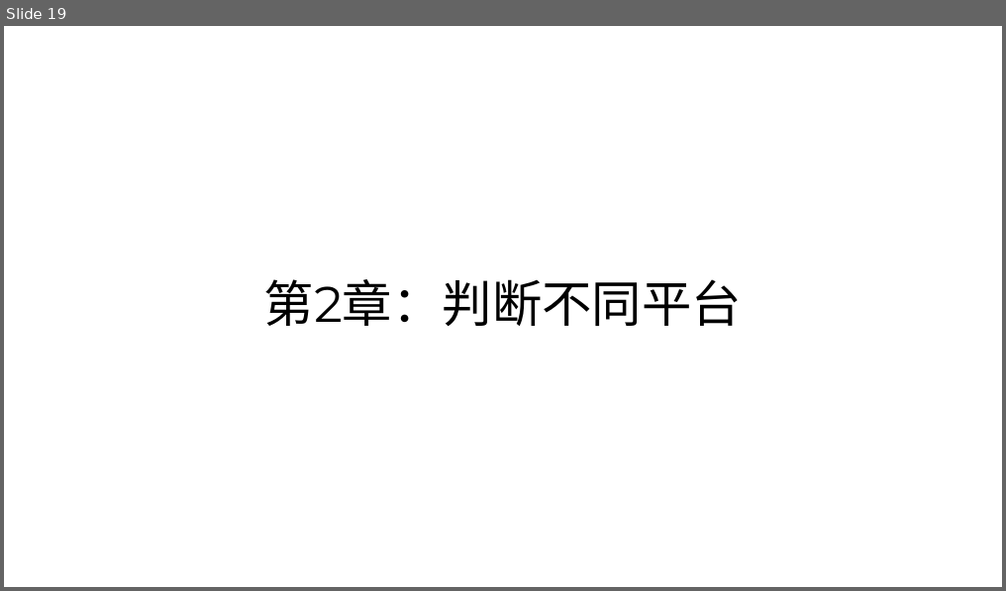
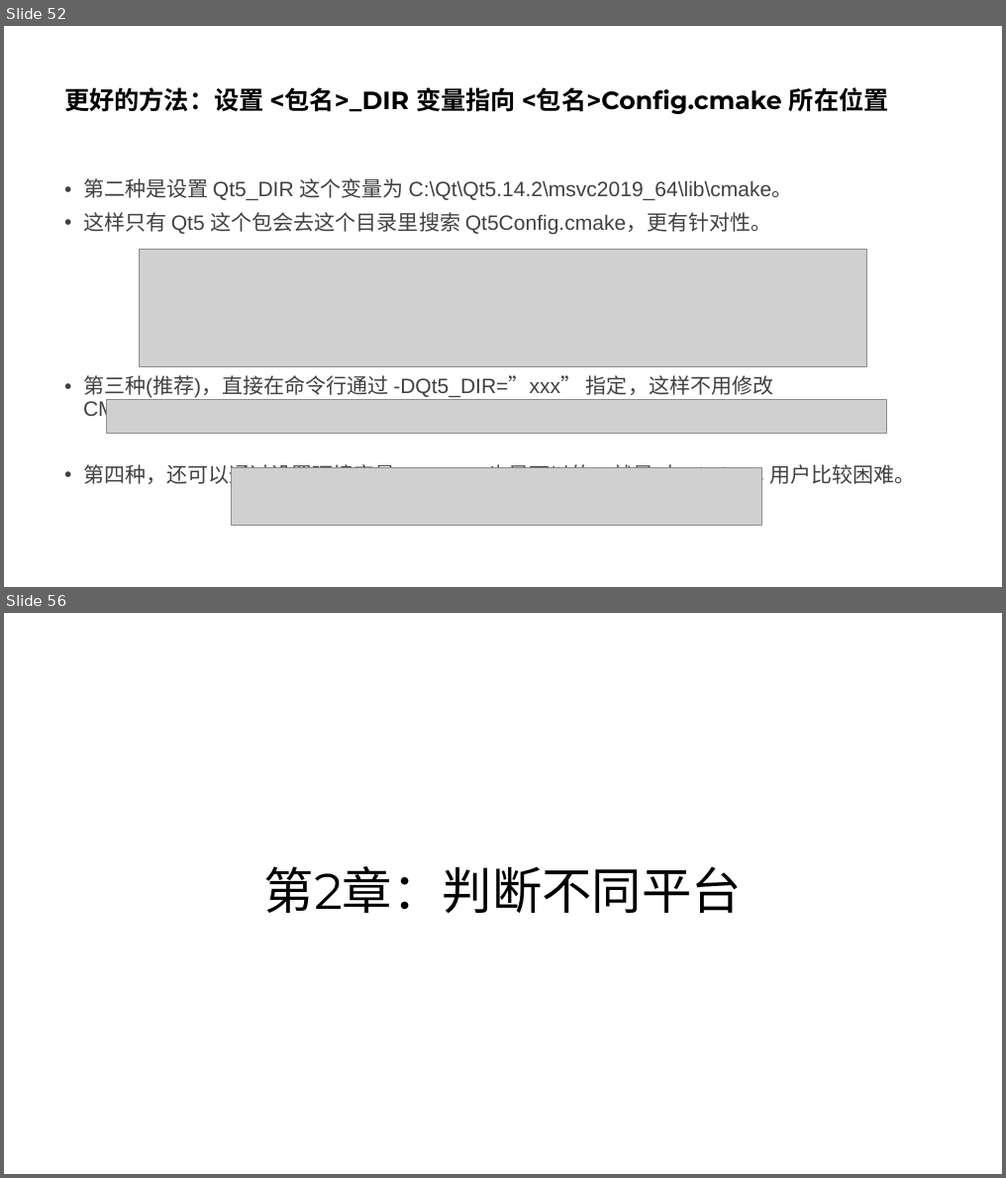
Before and after one commit to parallel101/course, a slide deck: 11/slides.pptx. Shown one above the other, each under a label of ours: slide 19 before the commit, slides 52 and 56 after it; the slides between them are not shown. The pictures are 1006x591 and 1006x1178 pixels, drawn with LibreOffice and Linux fonts; fonts in the diff are those of the drawing; grey boxes stand for pictures. Boxes give left, top, right and bottom in pixels: in the first picture for what was removed or moved away, otherwise in the second. Text is boxed around its words. In the diff, an @@ line names an element or a change of style, - is before the commit and + after.

```diff
--- a/11/slides.pptx
+++ b/11/slides.pptx
@@ slide 52 added at (4,26,1002,587), background #FFFFFF @@
@@ title added at (64,87,889,114), 24 pt, text #000000, bold @@
+更好的方法：设置 <包名>_DIR 变量指向 <包名>Config.cmake 所在位置
@@ text added at (83,178,915,487), 20 pt, text #404040 @@
+• 第二种是设置 Qt5_DIR 这个变量为 C:\Qt\Qt5.14.2\msvc2019_64\lib\cmake。
+• 这样只有 Qt5 这个包会去这个目录里搜索 Qt5Config.cmake，更有针对性。
+• 第三种(推荐)，直接在命令行通过 -DQt5_DIR=”xxx” 指定，这样不用修改 CMakeLists.txt。
+• 第四种，还可以通过设置环境变量 Qt5_DIR 也是可以的，就是对 Windows 用户比较困难。
@@ picture added at (140,250,867,368) @@
@@ picture added at (107,399,887,433) @@
@@ picture added at (231,469,761,525) @@
@@ what was slide 19 is now slide 56 @@
```
Also in this commit, not shown: 9 slides changed, 18 other slides added, 2 slides removed, 19 other files.
